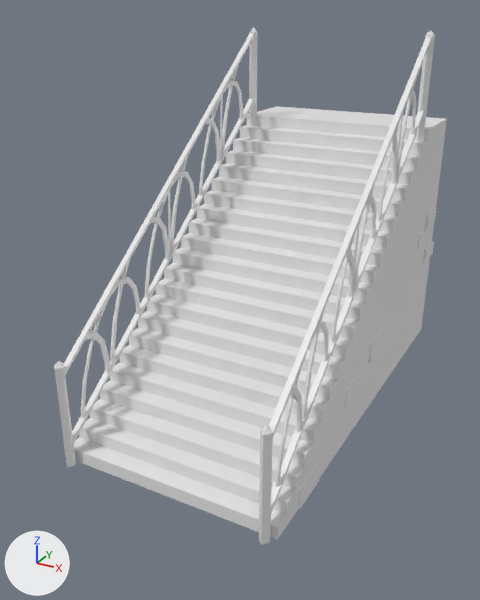
Before and after pictures for a commit that changed the FBX model Assets/ART/Mesh/Environment/Imports/Stairs.fbx.
Rendered twice from a 50 mm lens placed at (6.5, -13.09, 8.99), pointed at (-0.29, -0.75, 2.82). Lighting does not change. The marker at lower left points along +X, +Y and +Z. Where no turn or scale is listed for an object, it has been applied to the vertices. Vertices at the same position are counted once.

Names of what the first picture shows: 'Plane.002', 'Steps'.
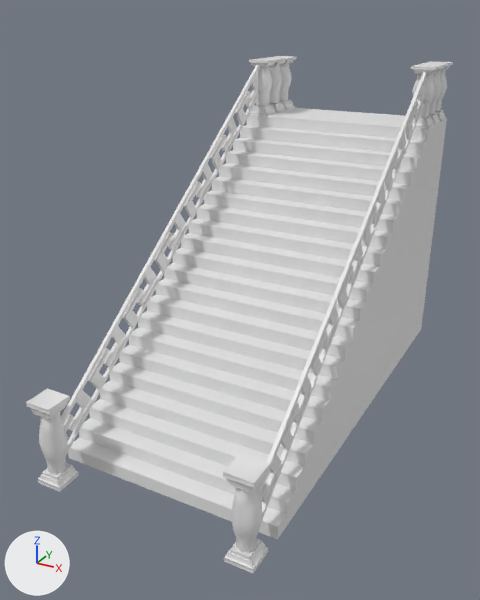
Where the newer file only moved an object's origin or applied its transform, the numbers keep the older frame.

Where the change shows, as pixel boxes (x1, y1, x2, y2) in the pictures (480 x 600 px):
'Plane.002', reshaped, moved, turned: before (54, 28, 435, 545); after (26, 56, 453, 574)
part 1 of me_plane_006, deleted: before (259, 30, 435, 545)
part 2 of me_plane_006, deleted: before (54, 28, 258, 467)
part 3 of me_plane_006, added: after (223, 61, 453, 574)
part 4 of me_plane_006, added: after (26, 56, 297, 492)

What the commit changed:
me_plane_006 is used by ob_plane_002; location (-0.01, -4.56, 0.0); rotation (-3.142, 0.0, 0.0), in degrees (-180, 0, 0); scale (0.01, 0.01, 0.01).
me_plane_006 had 2462 vertices, 2481 faces and spanned x -243.0..243.0, y -841.0..13.0, z -851.0..0.0.
me_plane_006 now has 2192 vertices, 2088 faces and spans x -251.0..251.0, y 0.0..770.0, z -563.0..536.0.
me_plane_006 part 1: 1232 vertices removed from x 222.0..243.0, y -841.0..13.0, z -851.0..0.0.
me_plane_006 part 2: 1230 vertices removed from x -243.0..-222.0, y -841.0..13.0, z -851.0..0.0.
me_plane_006 part 3: 1096 vertices added at x 193.0..251.0, y 0.0..770.0, z -563.0..536.0.
me_plane_006 part 4: 1096 vertices added at x -251.0..-193.0, y 0.0..770.0, z -563.0..536.0.
Object 'Plane.002' (ob_plane_002) moves from (-0.01, -4.56, 0.0) to (0.0, 0.0, 0.0).
Object 'Plane.002' (ob_plane_002) turns from (-180, 0, 0) to (90, 0, 0) degrees about x, y and z.
